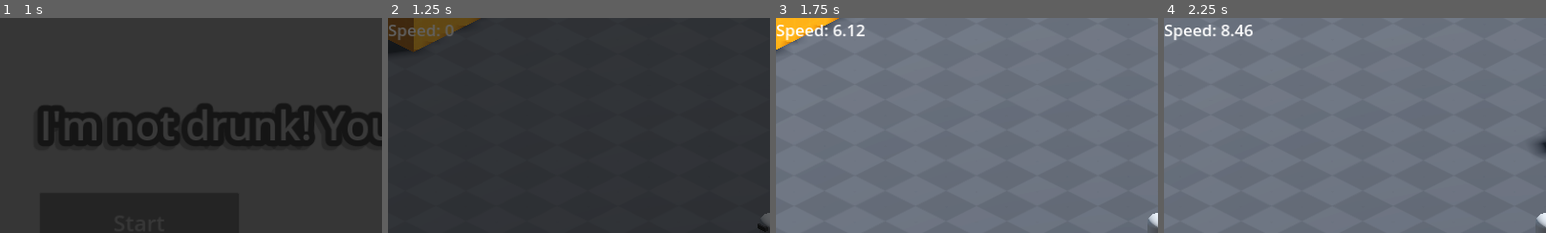
Above: before the commit, frames 1-4 (left to right).
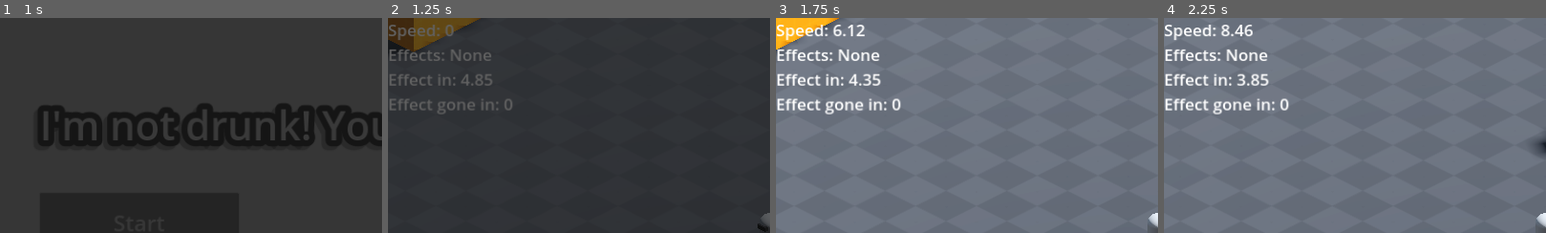
Above: after the commit, the same moments.

Repository: YordanosZt/brackeys-game-jam
Game: Godot game, scene res://UI/main_menu.tscn
Same seed, same stepped clock (60 frames per second), same inputs: the game is played once before the commit and once after it.
Inputs (mouse positions are % of the whole screen's width and height, from its top left):
- Up to frame 1 (1 s): click "Start" at 0.5 s
- Up to frame 2 (1.25 s): no input
- Up to frame 3 (1.75 s): tap Enter at 1.25 s; move the mouse to (72, 45) at 1.27 s; hold D (right) from 1.28 s (still down); tap Backspace at 1.35 s; click (72, 45) at 1.42 s
- Up to frame 4 (2.25 s): release D (right) at 2 s; drag from (30, 55) to (45, 70) at 2.02 s
The pictures show only the part of the screen within x 0-50%, y 0-50%; the shares and areas given below are measured in that part.

Frame 1 is identical in both runs. In frame 2, 1.5% of the frame differs, in the area x 0-33%, y 14-45%; in frame 3, 2.5%; in frame 4, 2.5%.

Commit message:
Add 3 random drunk effects
1. Invert Controls
2. Vision Problem
3. Dash

Diff:
--- a/Entities/Player/player.gd
+++ b/Entities/Player/player.gd
@@ -1,8 +1,12 @@
 extends CharacterBody3D
 
-@export var move_speed: float = 10.0
-@export var acceleration: float = 10.0
-@export var deceleration: float = 5.0
+var move_speed: float = 10.0
+var acceleration: float = 10.0
+var deceleration: float = 5.0
+
+var random_effects_count: int = 3
+var rand_effect_idx: int = 0
+var has_effect: bool = false
 
 var input_dir: Vector2
 var direction: Vector2
@@ -12,8 +16,20 @@
 @onready var rotate_pivot: Marker3D = %RotatePivot
 @onready var item_pos: Marker3D = %ItemPos
 
+@onready var effects_timer: Timer = $EffectsTimer
+@onready var effect_delay_timer: Timer = $EffectDelayTimer
+
+@onready var speed_label: Label = $CanvasLayer/VBoxContainer/SpeedLabel
+@onready var random_effects_label: Label = $CanvasLayer/VBoxContainer/RandomEffectsLabel
+@onready var effects_timer_label: Label = $CanvasLayer/VBoxContainer/EffectsTimerLabel
+@onready var effect_delay_label: Label = $CanvasLayer/VBoxContainer/EffectDelayLabel
+
+func _ready() -> void:
+	effects_timer.start()
+
 func _process(_delta: float) -> void:
 	handle_input()
+	handle_random_effects()
 
 func _physics_process(delta: float) -> void:
 	move(delta)
@@ -34,15 +50,61 @@
 		velocity.x = move_toward(velocity.x, 0, deceleration * delta)
 		velocity.z = move_toward(velocity.z, 0, deceleration * delta)
 
-	$CanvasLayer/SpeedLabel.text = "Speed: " + str(int(velocity.length() * 100) / 100.0)
+	speed_label.text = "Speed: " + str(int(velocity.length() * 100) / 100.0)
 
 func look() -> void:
 	if direction:
 		var rot: float = atan2(direction.x, direction.y)
 		rotate_pivot.rotation.y = lerp_angle(rotate_pivot.rotation.y, rot, 0.1)
 
+func choose_random_effect() -> void:
+	rand_effect_idx = randi_range(0, random_effects_count - 1)
+
+func handle_random_effects() -> void:
+	random_effects_label.text = "Effects: None"
+	effects_timer_label.text = "Effect in: " + str(int(effects_timer.time_left * 100) / 100.0)
+	effect_delay_label.text = "Effect gone in: " + str(int(effect_delay_timer.time_left * 100) / 100.0)
+
+	if not has_effect: return
+
+	match rand_effect_idx:
+		0:
+			invert_controls()
+			random_effects_label.text = "Effects: Inverted Controls"
+		1:
+			vision_effect()
+			random_effects_label.text = "Effects: Vision Problem"
+		2:
+			dash()
+			random_effects_label.text = "Effects: Dash"
+
+func invert_controls() -> void:
+	input_dir *= -1
+
+func vision_effect() -> void:
+	$CanvasLayer/VisionEffect.visible = true
+	if effect_delay_timer.time_left < 0.01:
+		$CanvasLayer/VisionEffect.visible = false
+
+func dash() -> void:
+	velocity *= 1.5
+	await get_tree().create_timer(0.2).timeout
+	velocity /= 1.5
+	has_effect = false
+
 func _on_item_detector_area_entered(area: Area3D) -> void:
 	if item_pos.get_child_count() > 0: return
 
 	area.set_parent(item_pos)
 	area.position = Vector3.ZERO
+
+
+func _on_effects_timer_timeout() -> void:
+	choose_random_effect()
+
+	effect_delay_timer.start()
+	has_effect = true
+
+func _on_effect_delay_timer_timeout() -> void:
+	effects_timer.start()
+	has_effect = false
--- a/Entities/Player/player.tscn
+++ b/Entities/Player/player.tscn
@@ -58,12 +58,49 @@
 material_override = SubResource("StandardMaterial3D_6p3ls")
 mesh = SubResource("BoxMesh_voyk0")
 
+[node name="EffectsTimer" type="Timer" parent="."]
+wait_time = 5.0
+one_shot = true
+
+[node name="EffectDelayTimer" type="Timer" parent="."]
+wait_time = 5.0
+one_shot = true
+
 [node name="CanvasLayer" type="CanvasLayer" parent="."]
 
-[node name="SpeedLabel" type="Label" parent="CanvasLayer"]
+[node name="VisionEffect" type="ColorRect" parent="CanvasLayer"]
+visible = false
+anchors_preset = 15
+anchor_right = 1.0
+anchor_bottom = 1.0
+grow_horizontal = 2
+grow_vertical = 2
+color = Color(0.117647, 0.117647, 0.117647, 0.792157)
+
+[node name="VBoxContainer" type="VBoxContainer" parent="CanvasLayer"]
 offset_right = 40.0
-offset_bottom = 23.0
+offset_bottom = 40.0
+
+[node name="SpeedLabel" type="Label" parent="CanvasLayer/VBoxContainer"]
+layout_mode = 2
 theme_override_font_sizes/font_size = 41
 text = "Speed: "
 
+[node name="RandomEffectsLabel" type="Label" parent="CanvasLayer/VBoxContainer"]
+layout_mode = 2
+theme_override_font_sizes/font_size = 41
+text = "Effect:"
+
+[node name="EffectsTimerLabel" type="Label" parent="CanvasLayer/VBoxContainer"]
+layout_mode = 2
+theme_override_font_sizes/font_size = 41
+text = "Effect:"
+
+[node name="EffectDelayLabel" type="Label" parent="CanvasLayer/VBoxContainer"]
+layout_mode = 2
+theme_override_font_sizes/font_size = 41
+text = "Effect:"
+
 [connection signal="area_entered" from="ItemDetector" to="." method="_on_item_detector_area_entered"]
+[connection signal="timeout" from="EffectsTimer" to="." method="_on_effects_timer_timeout"]
+[connection signal="timeout" from="EffectDelayTimer" to="." method="_on_effect_delay_timer_timeout"]
Not shown, changed: kanban_tasks_data.kanban
